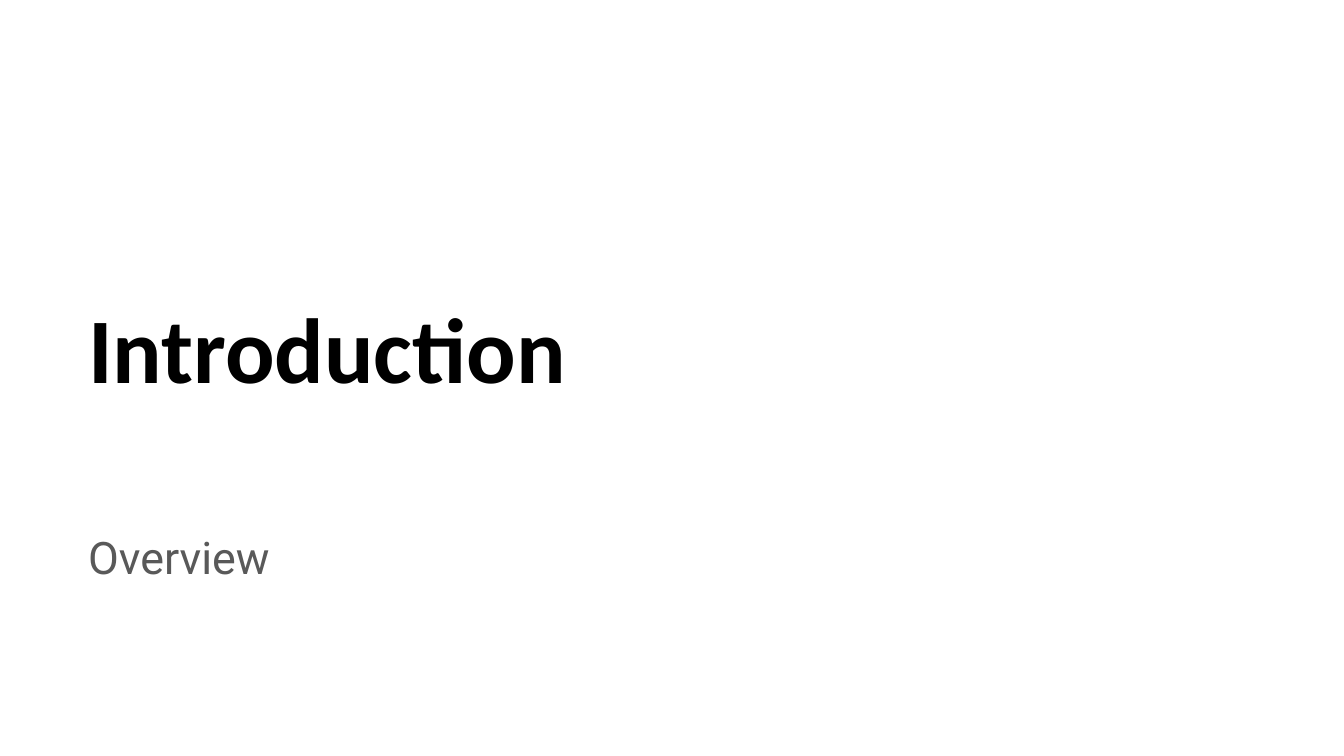
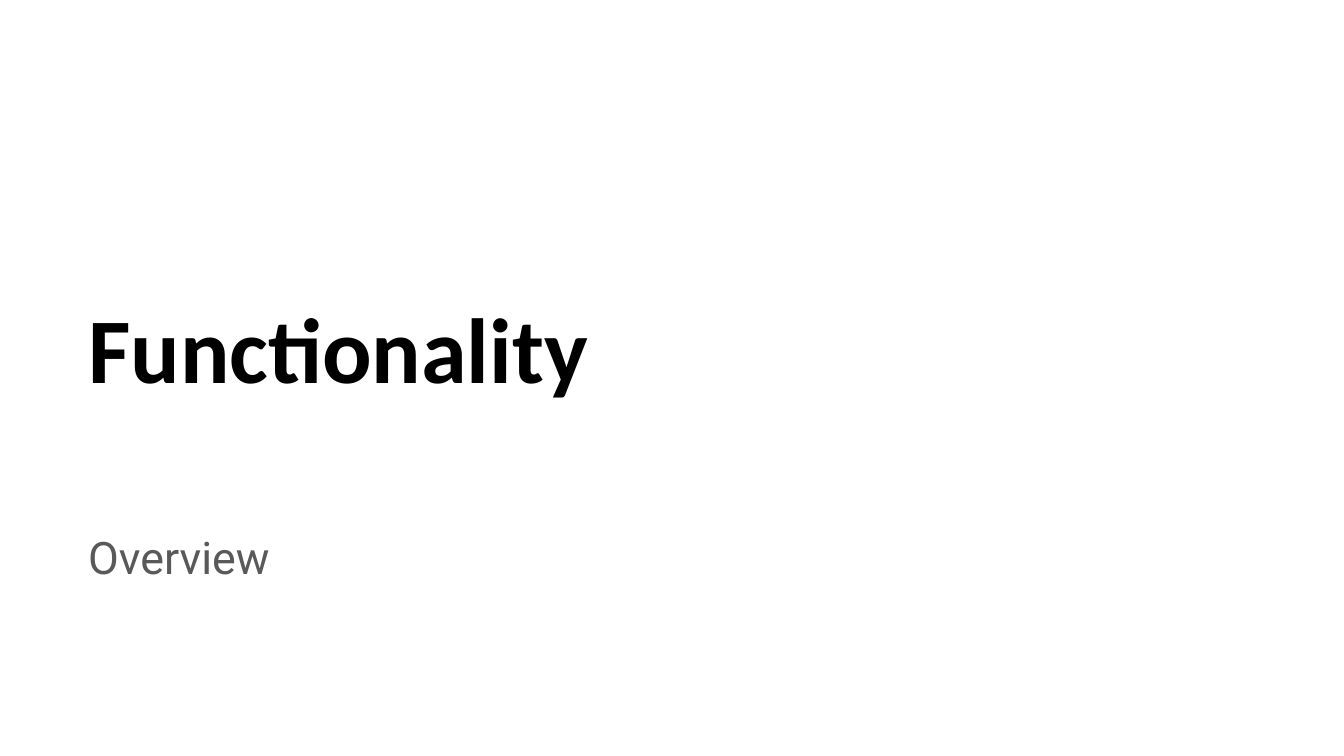
Before and after one commit to fiskaltrust/getting-started, a slide deck: slide 3 of poscreators/presentations/technical-onboarding-creator-en.pptx. Drawn at 1344x756 pixels with LibreOffice and Linux fonts; fonts in the diff are those of the drawing; background and template pictures are left out. Boxes give left, top, right and bottom in pixels: in the first picture for what was removed or moved away, otherwise in the second. Text is boxed around its words. In the diff, an @@ line names an element or a change of style, - is before the commit and + after.

```diff
--- a/poscreators/presentations/technical-onboarding-creator-en.pptx
+++ b/poscreators/presentations/technical-onboarding-creator-en.pptx
@@ title at (88,318,588,398): text changed @@
-Introduction
+Functionality
```
Also in this commit, not shown: 12 other slides changed, 2 slides added, 2 slides removed, 22 other files.
